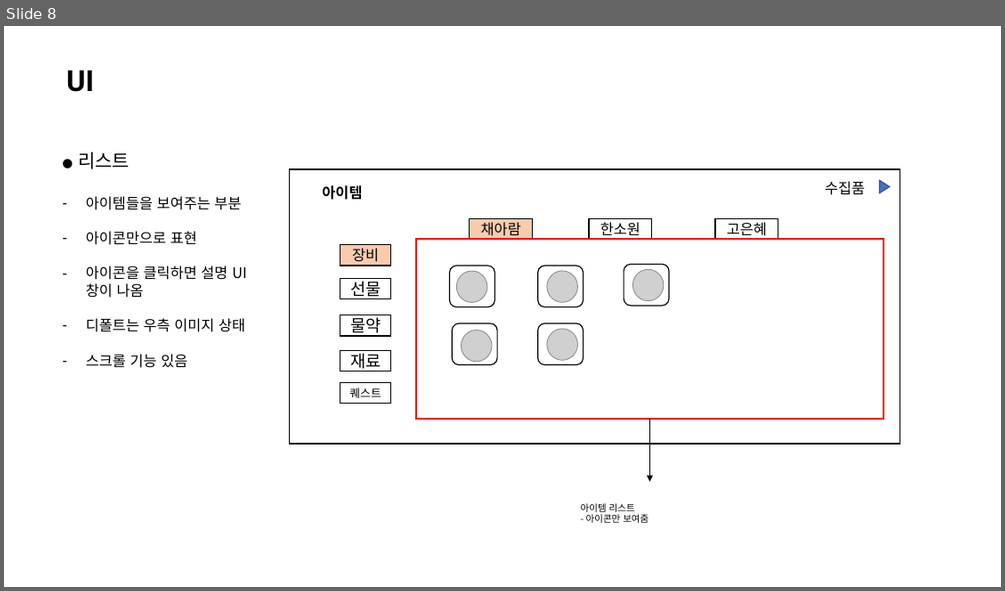
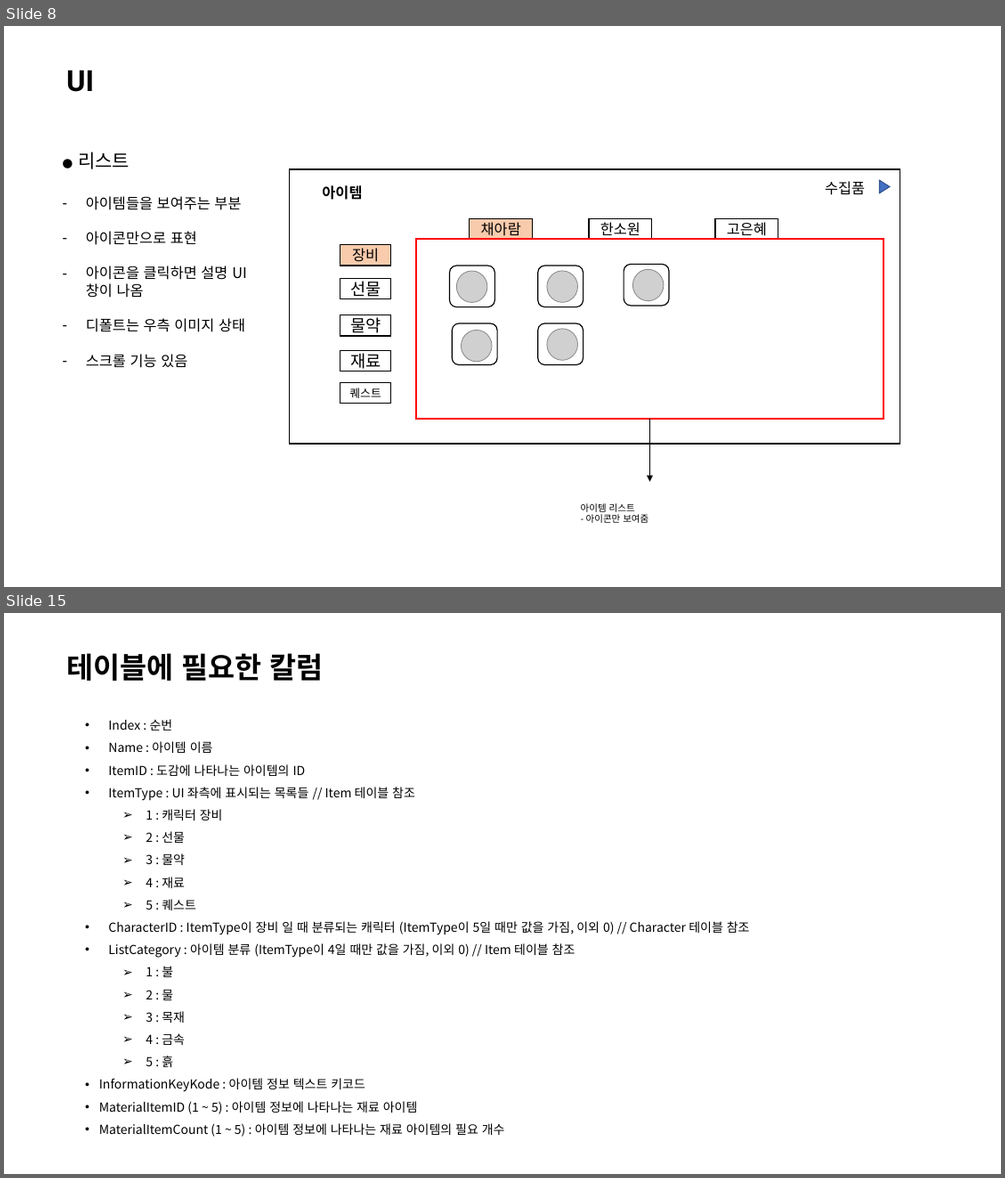
Before and after one commit to 223tt/Last-Night, a slide deck: 시스템/도감Ver.1.pptx. Shown one above the other, each under a label of ours: slide 8 before the commit, slides 8 and 15 after it; the slides between them are not shown. The pictures are 1005x591 and 1005x1178 pixels, drawn with LibreOffice and Linux fonts; fonts in the diff are those of the drawing; grey boxes stand for pictures. Boxes give left, top, right and bottom in pixels: in the first picture for what was removed or moved away, otherwise in the second. Text is boxed around its words. In the diff, an @@ line names an element or a change of style, - is before the commit and + after.

Commit message:
도감 기획서 업로드
1. 도감 기획서 ver.1
2. 테이블 나누기 작업
(아이템, 텍스트 테이블 추가)

```diff
--- a/시스템/도감Ver.1.pptx
+++ b/시스템/도감Ver.1.pptx
@@ slide 15 added at bbox=[4, 613, 1001, 1174], background #FFFFFF @@
@@ text added at bbox=[66, 653, 323, 681], 28 pt, text #000000, bold @@
+테이블에 필요한 칼럼
@@ text added at bbox=[99, 719, 750, 1136], 12 pt, text #000000 @@
+• Index : 순번
+• Name : 아이템 이름
+• ItemID : 도감에 나타나는 아이템의 ID
+• ItemType : UI 좌측에 표시되는 목록들 // Item 테이블 참조
+  ➢ 1 : 캐릭터 장비
+  ➢ 2 : 선물
+  ➢ 3 : 물약
+  ➢ 4 : 재료
+  ➢ 5 : 퀘스트
+• CharacterID : ItemType이 장비 일 때 분류되는 캐릭터 (ItemType이 5일 때만 값을 가짐, 이외 0) // Character 테이블 참조
+• ListCategory : 아이템 분류 (ItemType이 4일 때만 값을 가짐, 이외 0) // Item 테이블 참조
+  ➢ 1 : 불
+  ➢ 2 : 물
+  ➢ 3 : 목재
+  ➢ 4 : 금속
+  ➢ 5 : 흙
+• InformationKeyKode : 아이템 정보 텍스트 키코드
+• MaterialItemID (1 ~ 5) : 아이템 정보에 나타나는 재료 아이템
+• MaterialItemCount (1 ~ 5) : 아이템 정보에 나타나는 재료 아이템의 필요 개수
```
Also in this commit, not shown: 4 slides changed, 5 other slides added, 4 other files.
